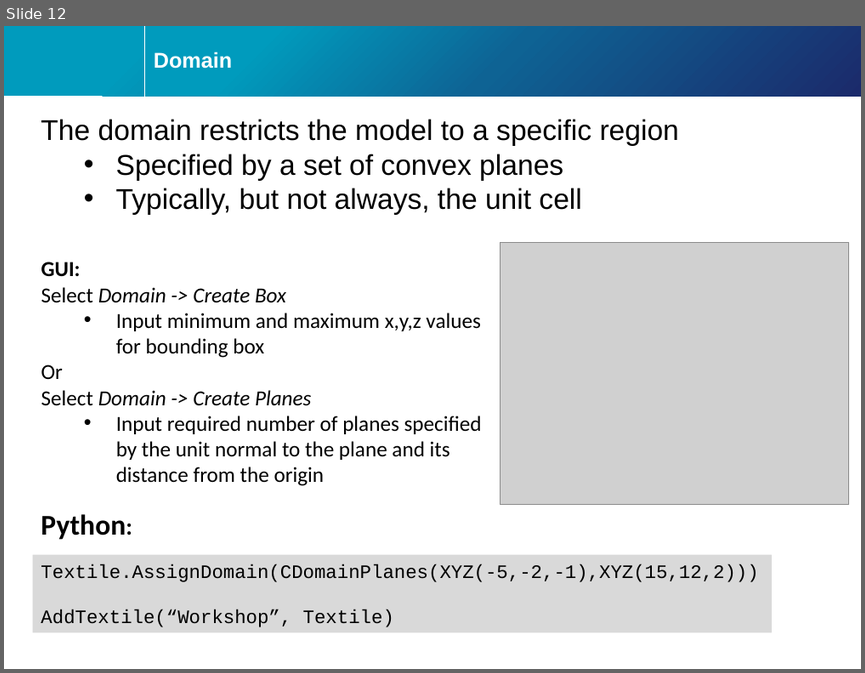
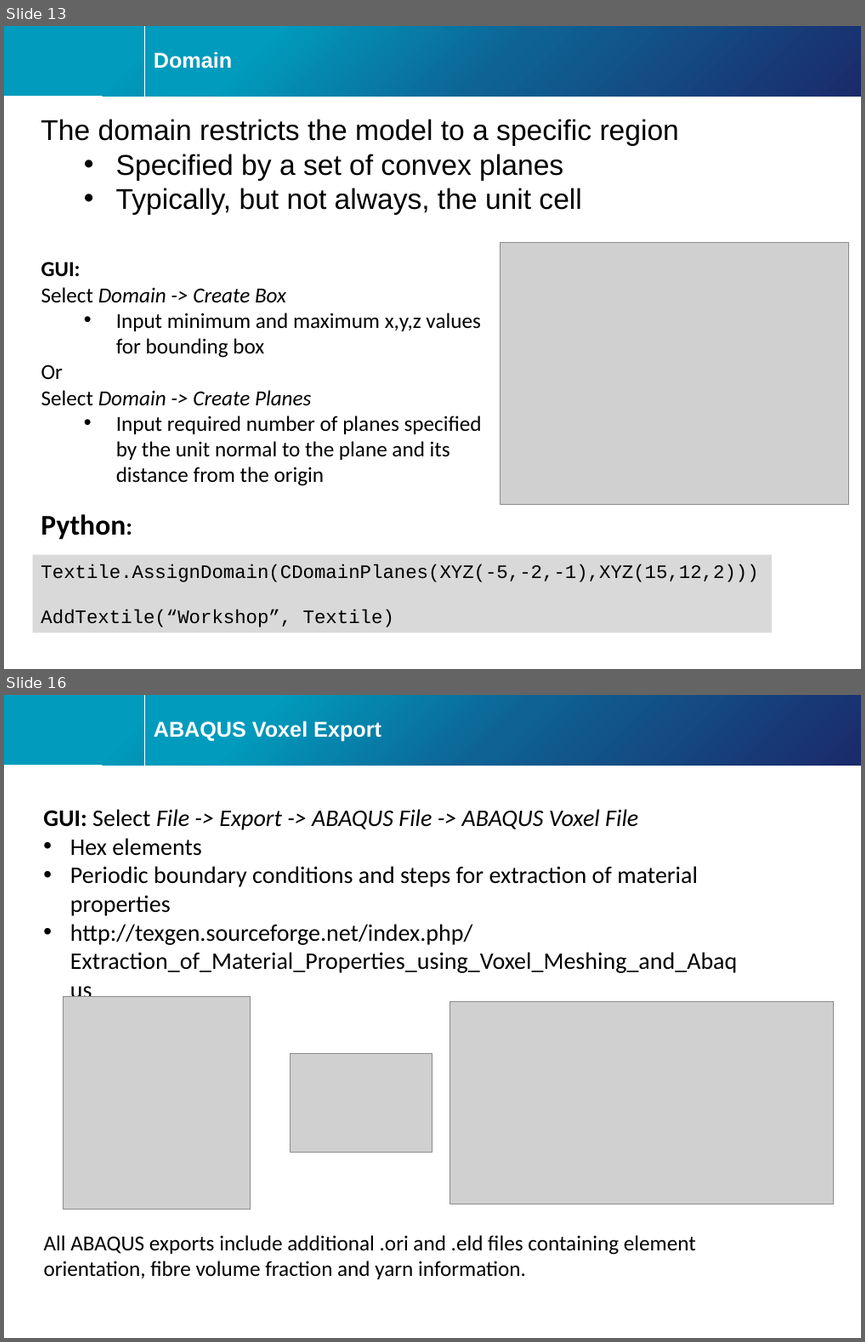
Before and after one commit to louisepb/ICMAC2018-Workshop, a slide deck: ICMAC TexGen workshop 2018.pptx. Shown one above the other, each under a label of ours: slide 12 before the commit, slides 13 and 16 after it; the slides between them are not shown. The pictures are 865x673 and 865x1342 pixels, drawn with LibreOffice and Linux fonts; fonts in the diff are those of the drawing; grey boxes stand for pictures; background and template pictures are left out. Boxes give left, top, right and bottom in pixels: in the first picture for what was removed or moved away, otherwise in the second. Text is boxed around its words. In the diff, an @@ line names an element or a change of style, - is before the commit and + after.

Commit message:
Added export section

```diff
--- a/ICMAC TexGen workshop 2018.pptx
+++ b/ICMAC TexGen workshop 2018.pptx
@@ slide 16 added at (x1=4, y1=695, x2=861, y2=1338), background #FFFFFF; not listed: 4 template elements that a slide beside it also shows @@
@@ title added at (x1=154, y1=721, x2=381, y2=742), 18 pt, text #FFFFFF, bold @@
+ABAQUS Voxel Export
@@ text added at (x1=43, y1=809, x2=737, y2=973), 20 pt, text #000000 @@
+GUI: Select File -> Export -> ABAQUS File -> ABAQUS Voxel File
+• Hex elements
+• Periodic boundary conditions and steps for extraction of material properties
+• http://texgen.sourceforge.net/index.php/Extraction_of_Material_Properties_using_Voxel_Meshing_and_Abaqus
@@ picture added at (x1=64, y1=997, x2=250, y2=1209) @@
@@ picture added at (x1=449, y1=1001, x2=834, y2=1204) @@
@@ picture added at (x1=290, y1=1053, x2=432, y2=1151) @@
@@ text added at (x1=44, y1=1235, x2=696, y2=1279), 18 pt, text #000000 @@
+All ABAQUS exports include additional .ori and .eld files containing element orientation, fibre volume fraction and yarn information.
@@ what was slide 12 is now slide 13 @@
```
Also in this commit, not shown: 5 other slides added, 1 other file.
